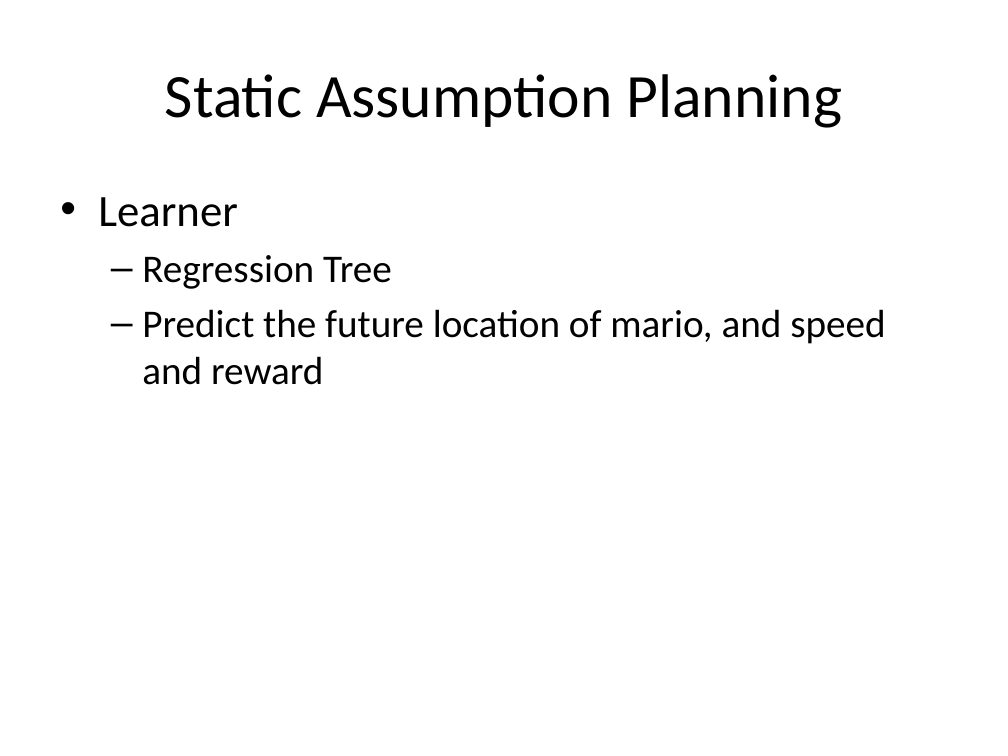
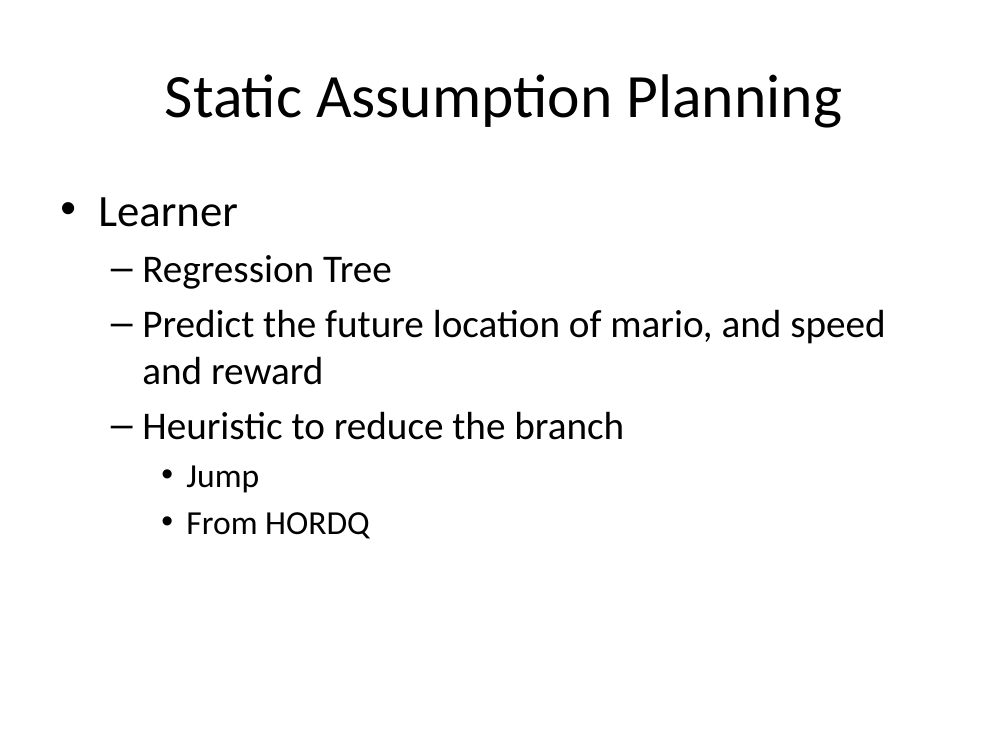
Before and after one commit to lono175/Thesis, a slide deck: slide 19 of OptimalPlanning.pptx (slide 17 before the commit). Drawn at 1008x756 pixels with LibreOffice and Linux fonts; fonts in the diff are those of the drawing. Boxes give left, top, right and bottom in pixels: in the first picture for what was removed or moved away, otherwise in the second. Text is boxed around its words. In the diff, an @@ line names an element or a change of style, - is before the commit and + after.

```diff
--- a/OptimalPlanning.pptx
+++ b/OptimalPlanning.pptx
@@ text at [142,411,624,539]: paragraphs added @@
+  – Heuristic to reduce the branch
+    • Jump
+    • From HORDQ
```
Also in this commit, not shown: 2 other slides changed, 4 slides added, 1 other file.
